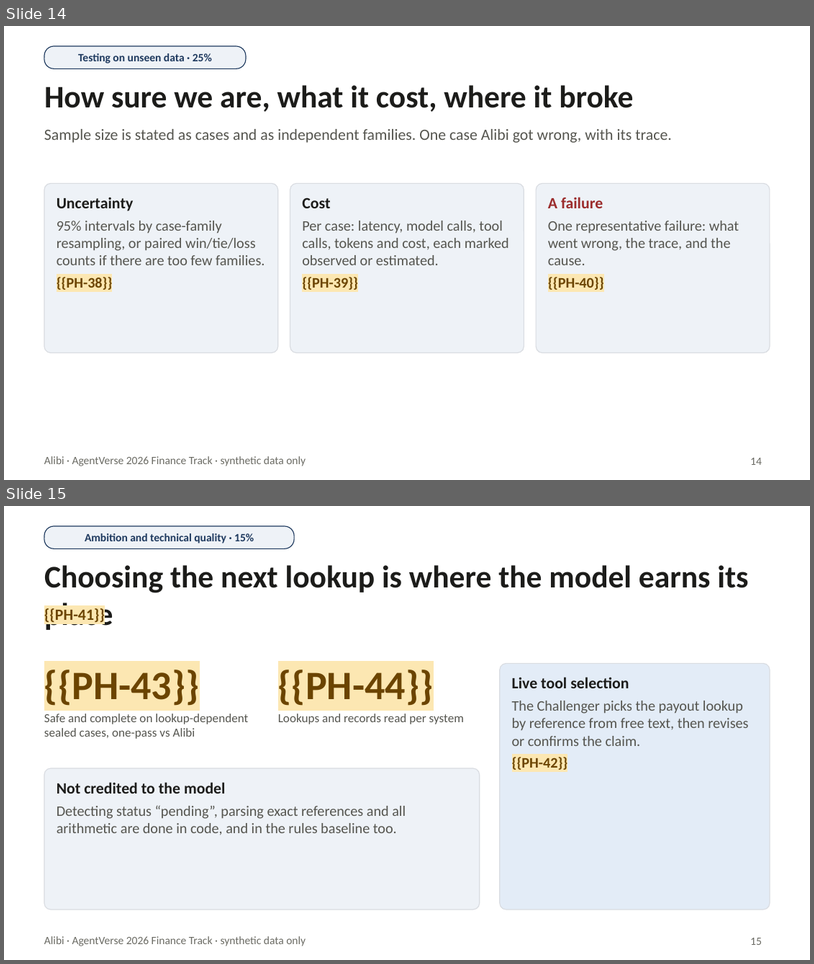
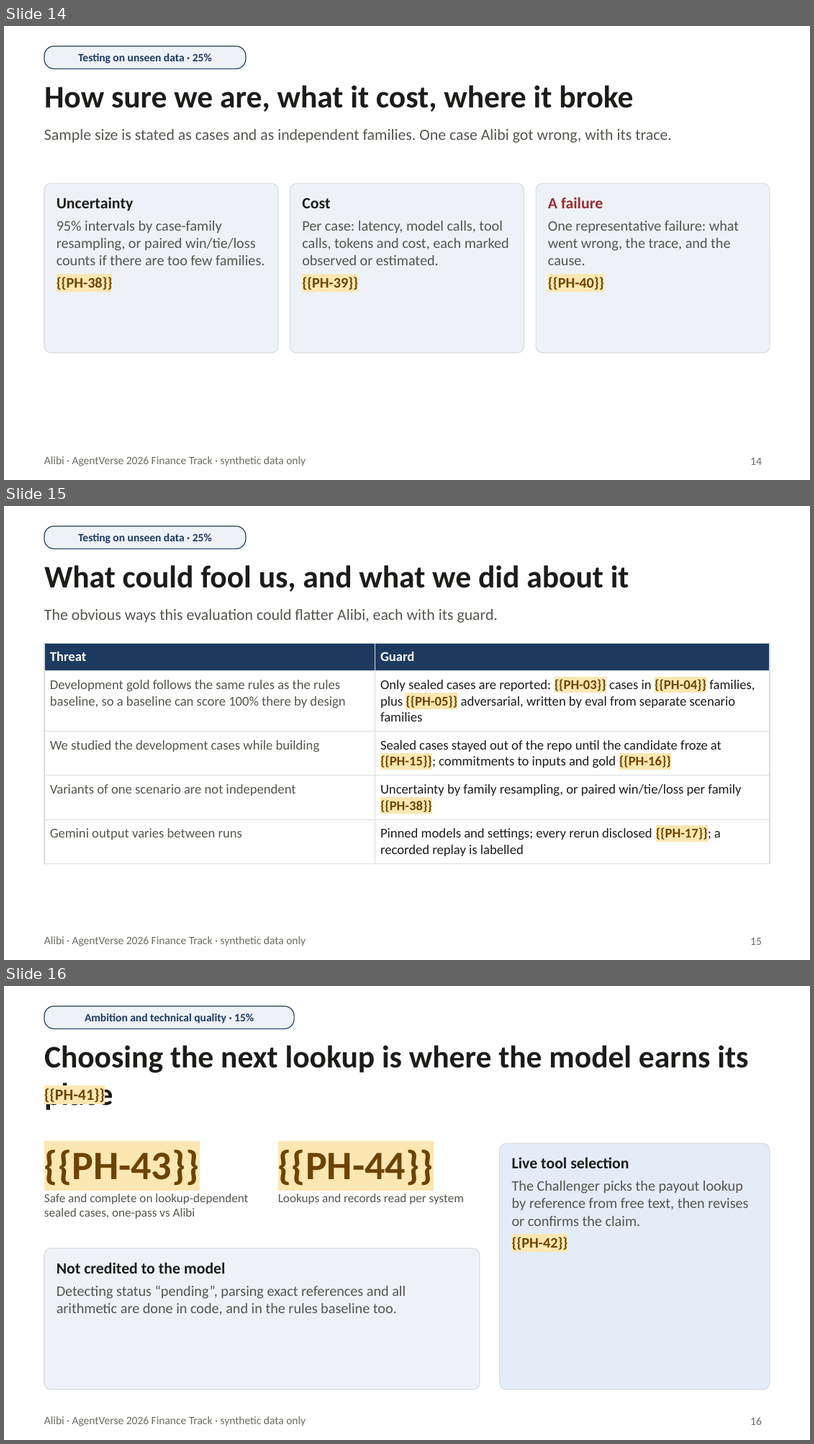
Before and after one commit to HugoAngin/alibi, a slide deck: agents/research/out/alibi_deck.pptx. Shown one above the other, each under a label of ours: slides 14 and 15 before the commit, slides 14, 15 and 16 after it. The pictures are 814x964 and 814x1444 pixels, drawn with LibreOffice and Linux fonts; fonts in the diff are those of the drawing. Boxes give left, top, right and bottom in pixels: in the first picture for what was removed or moved away, otherwise in the second. Text is boxed around its words. In the diff, an @@ line names an element or a change of style, - is before the commit and + after.

Commit message:
research: deck - add 'what could fool us' slide (15); DECK.md renumbered

```diff
--- a/agents/research/out/alibi_deck.pptx
+++ b/agents/research/out/alibi_deck.pptx
@@ slide 15 added at bbox=[4, 506, 810, 960], background #FFFFFF; not listed: 1 template element that a slide beside it also shows @@
@@ rounded rectangle added at bbox=[44, 526, 246, 548], fill #EEF2F7, outline #1F3A5F 0.75 pt, 10 pt, text #1F3A5F, bold @@
+Testing on unseen data · 25%
@@ title added at bbox=[44, 565, 630, 592], 28 pt, text #1C1C1A, bold @@
+What could fool us, and what we did about it
@@ text added at bbox=[44, 609, 498, 623], 14 pt, text #55554F @@
+The obvious ways this evaluation could flatter Alibi, each with its guard.
@@ table added at bbox=[44, 643, 770, 859], 5 rows, 2 columns @@
+Threat | Guard
+Development gold follows the same rules as the rules baseline, so a baseline can score 100% there by design | Only sealed cases are reported: {{PH-03}} cases in {{PH-04}} families, plus {{PH-05}} adversarial, written by eval from separate scenario families
+We studied the development cases while building | Sealed cases stayed out of the repo until the candidate froze at {{PH-15}}; commitments to inputs and gold {{PH-16}}
+Variants of one scenario are not independent | Uncertainty by family resampling, or paired win/tie/loss per family {{PH-38}}
+Gemini output varies between runs | Pinned models and settings; every rerun disclosed {{PH-17}}; a recorded replay is labelled
@@ page number added at bbox=[751, 937, 762, 944], 10 pt, text #6B6B64 @@
+15
@@ what was slide 15 is now slide 16 @@
@@ page number at bbox=[751, 1417, 762, 1424]: text changed @@
-15
+16
```
Also in this commit, not shown: 2 other files.
